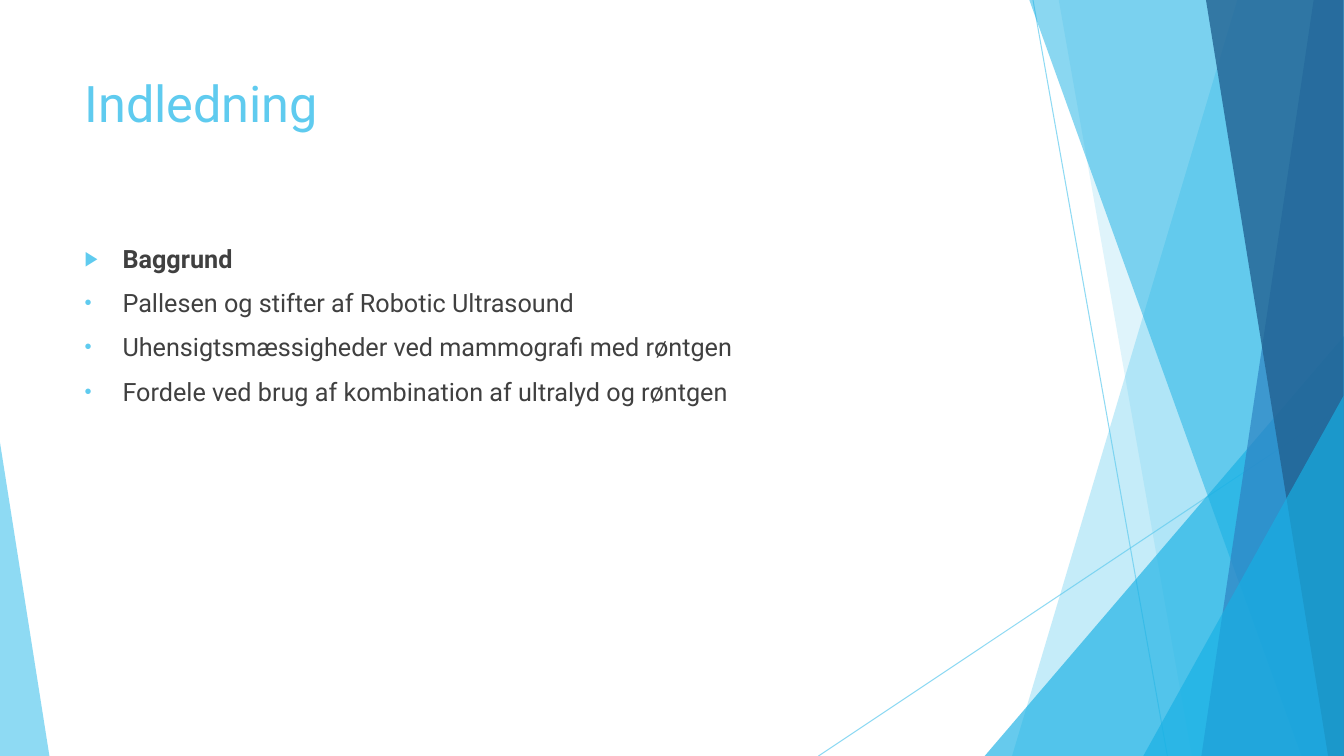
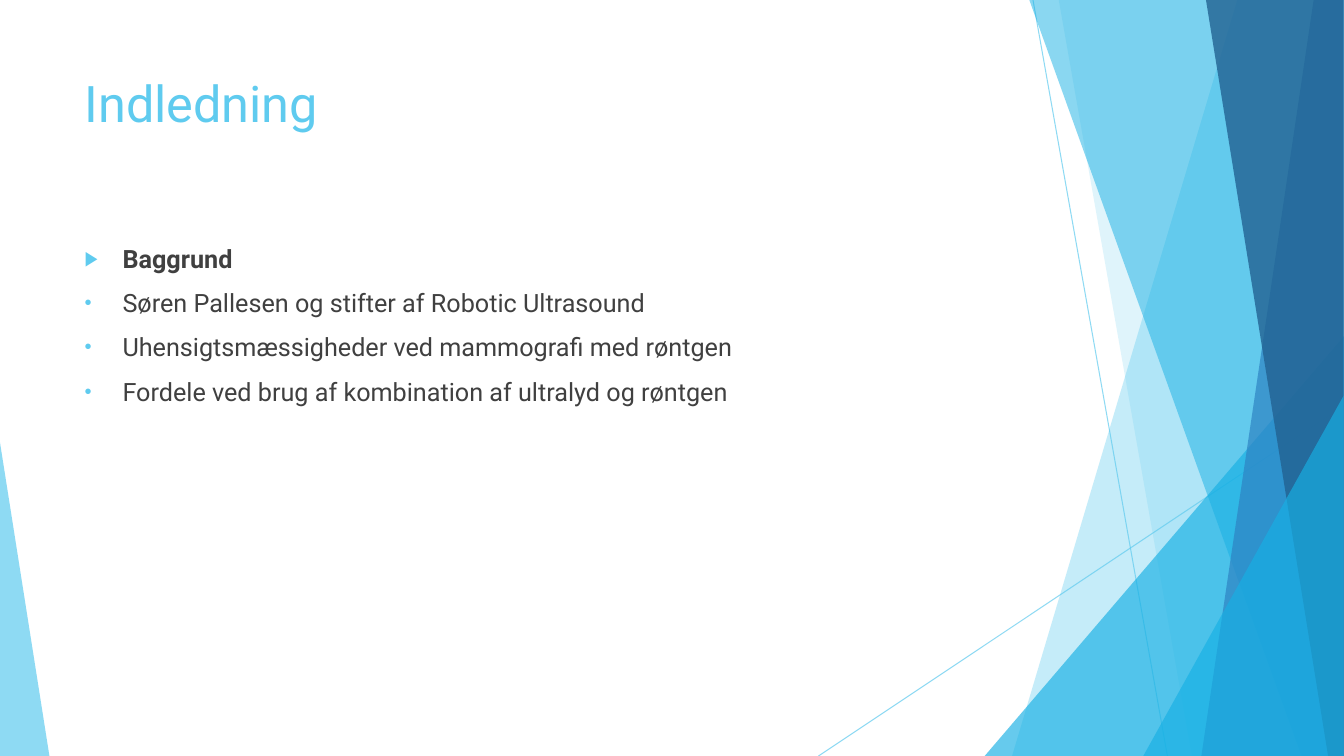
Before and after one commit to zeroregard/Automatic-Sonography, a slide deck: slide 3 of Præsentation_Eksamen.pptx. Drawn at 1344x756 pixels with LibreOffice and Linux fonts; fonts in the diff are those of the drawing. Boxes give left, top, right and bottom in pixels: in the first picture for what was removed or moved away, otherwise in the second. Text is boxed around its words. In the diff, an @@ line names an element or a change of style, - is before the commit and + after.

```diff
--- a/Præsentation_Eksamen.pptx
+++ b/Præsentation_Eksamen.pptx
@@ text at (123,293,645,318): text changed @@
-• Pallesen og stifter af Robotic Ultrasound
+• Søren Pallesen og stifter af Robotic Ultrasound
```
Also in this commit, not shown: 1 other slide changed.
